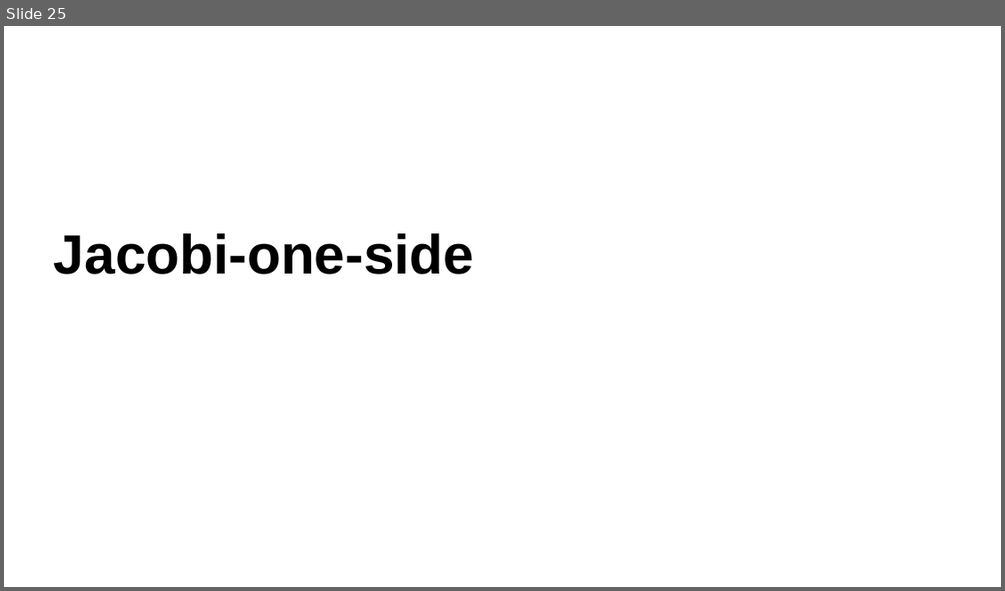
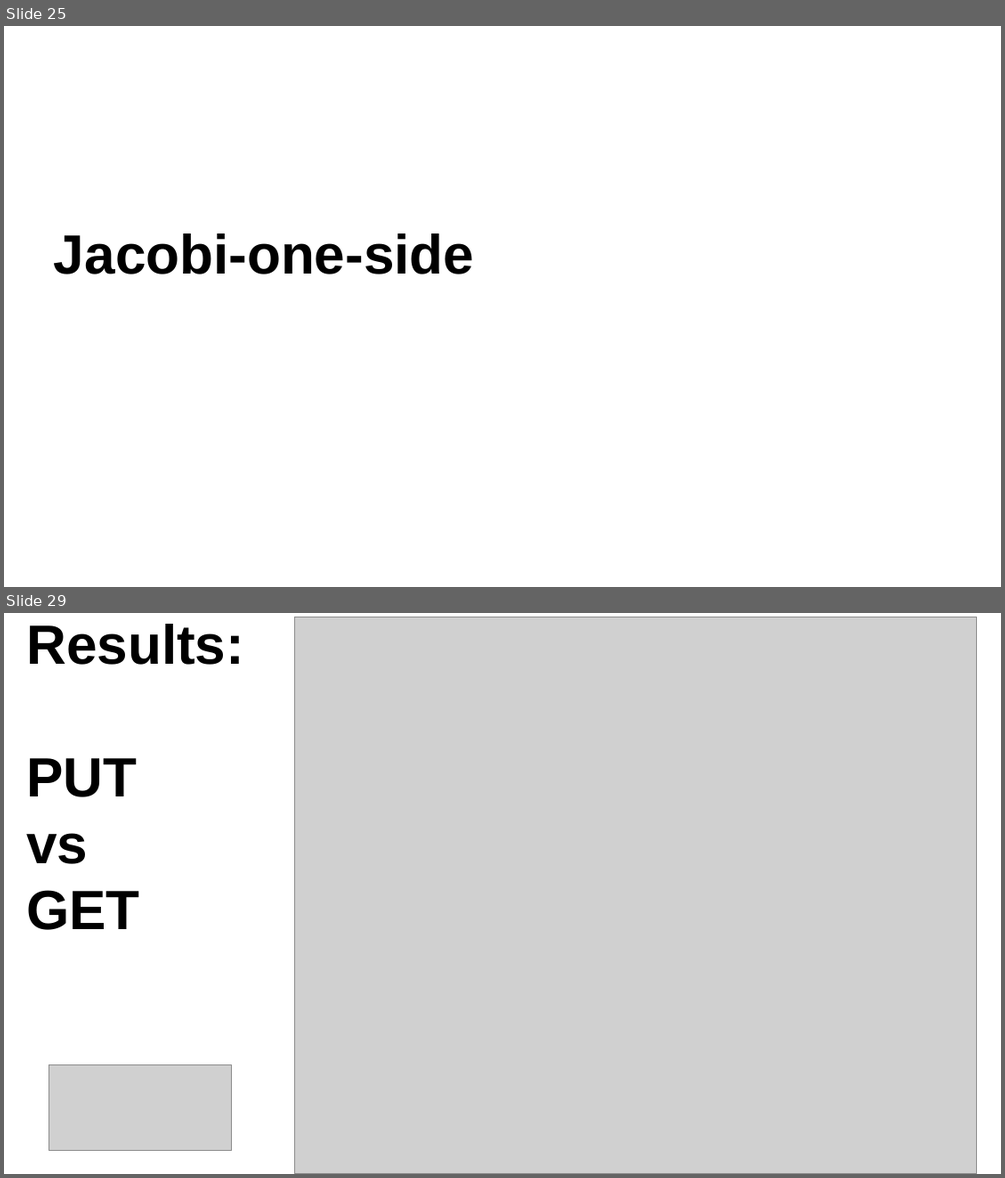
Before and after one commit to IsacPasianotto/Parallel-Programming-HPC, a slide deck: presentation.odp. Shown one above the other, each under a label of ours: slide 25 before the commit, slides 25 and 29 after it; the slides between them are not shown. The pictures are 1005x591 and 1005x1178 pixels, drawn with LibreOffice and Linux fonts; fonts in the diff are those of the drawing; grey boxes stand for pictures. Boxes give left, top, right and bottom in pixels: in the first picture for what was removed or moved away, otherwise in the second. Text is boxed around its words. In the diff, an @@ line names an element or a change of style, - is before the commit and + after.

```diff
--- a/presentation.odp
+++ b/presentation.odp
@@ slide 29 added at (x1=4, y1=613, x2=1001, y2=1174), background #FFFFFF @@
@@ title added at (x1=26, y1=624, x2=244, y2=930), 44 pt, text #000000, bold @@
+Results:
+PUT
+vs
+GET
@@ picture added at (x1=294, y1=617, x2=977, y2=1174) @@
@@ picture added at (x1=49, y1=1065, x2=232, y2=1151) @@
```
Also in this commit, not shown: 1 slide changed, 7 other slides added, 2 other files.
